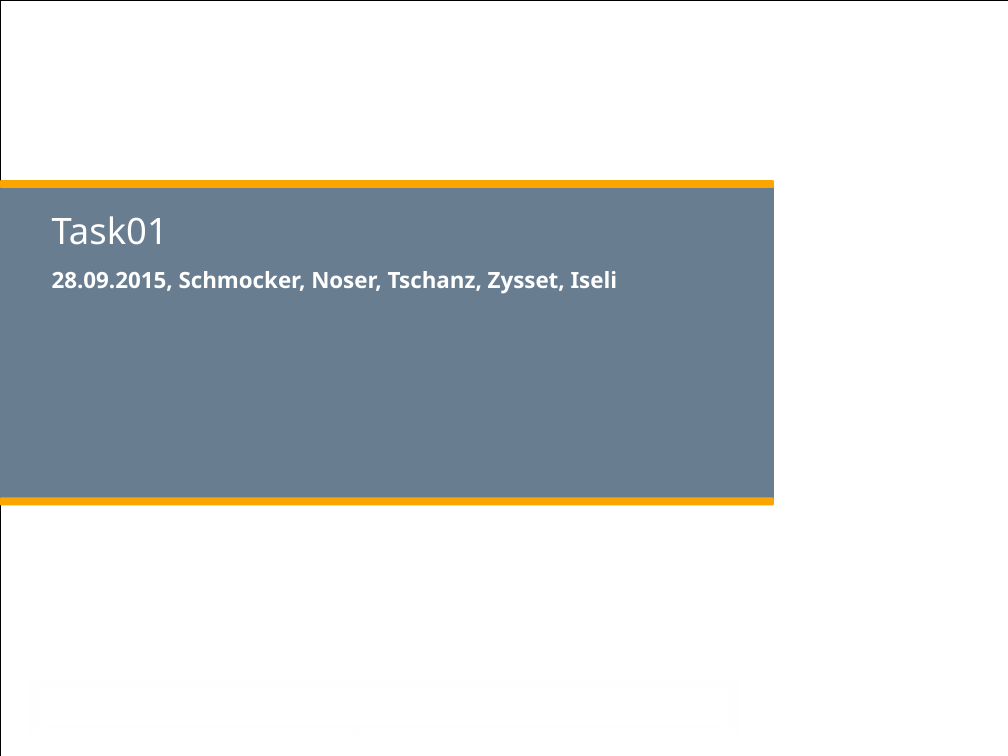
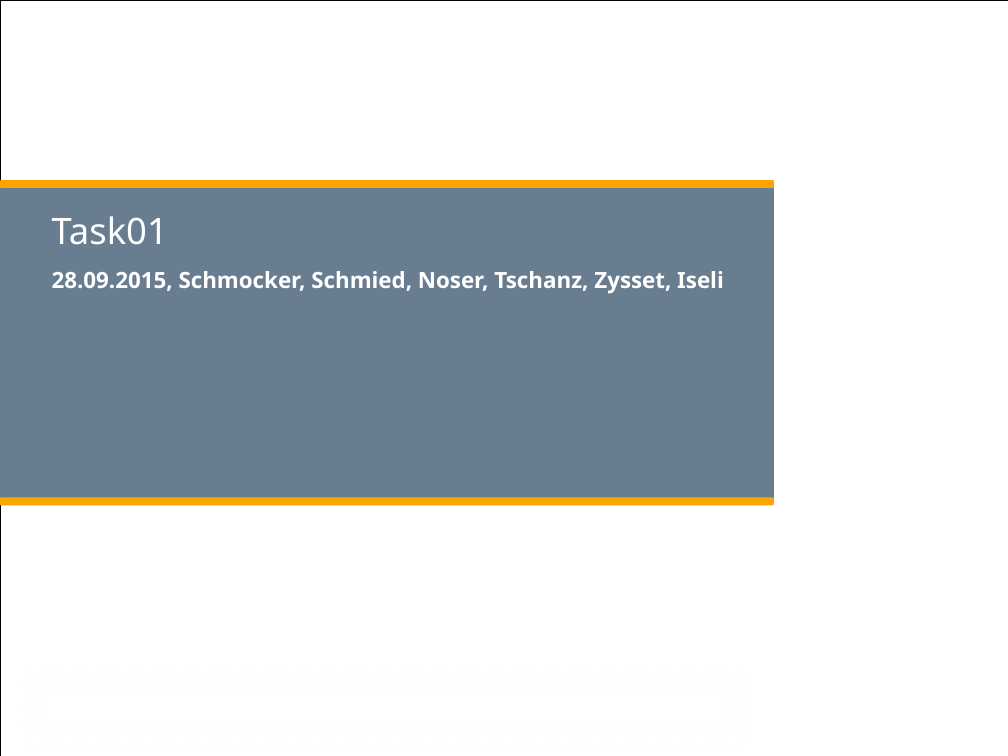
Before and after one commit to zyssm4/ch.bfh.btx8081.w2015.red, a slide deck: slide 1 of doc/Task01/Task01.pptx. Drawn at 1008x756 pixels with LibreOffice and Linux fonts; fonts in the diff are those of the drawing; background and template pictures are left out. Boxes give left, top, right and bottom in pixels: in the first picture for what was removed or moved away, otherwise in the second. Text is boxed around its words. In the diff, an @@ line names an element or a change of style, - is before the commit and + after.

```diff
--- a/doc/Task01/Task01.pptx
+++ b/doc/Task01/Task01.pptx
@@ subtitle at (52,271,724,294): text changed @@
-28.09.2015, Schmocker, Noser, Tschanz, Zysset, Iseli
+28.09.2015, Schmocker, Schmied, Noser, Tschanz, Zysset, Iseli
```
Also in this commit, not shown: 1 other file.
